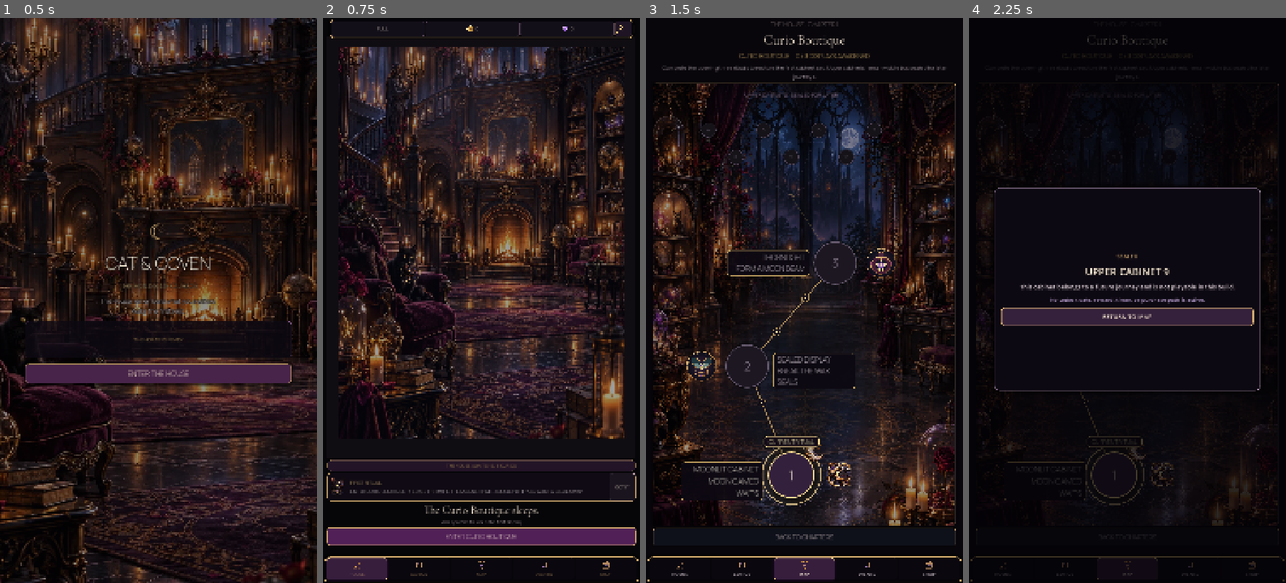
Above: before the commit, frames 1-4 (left to right).
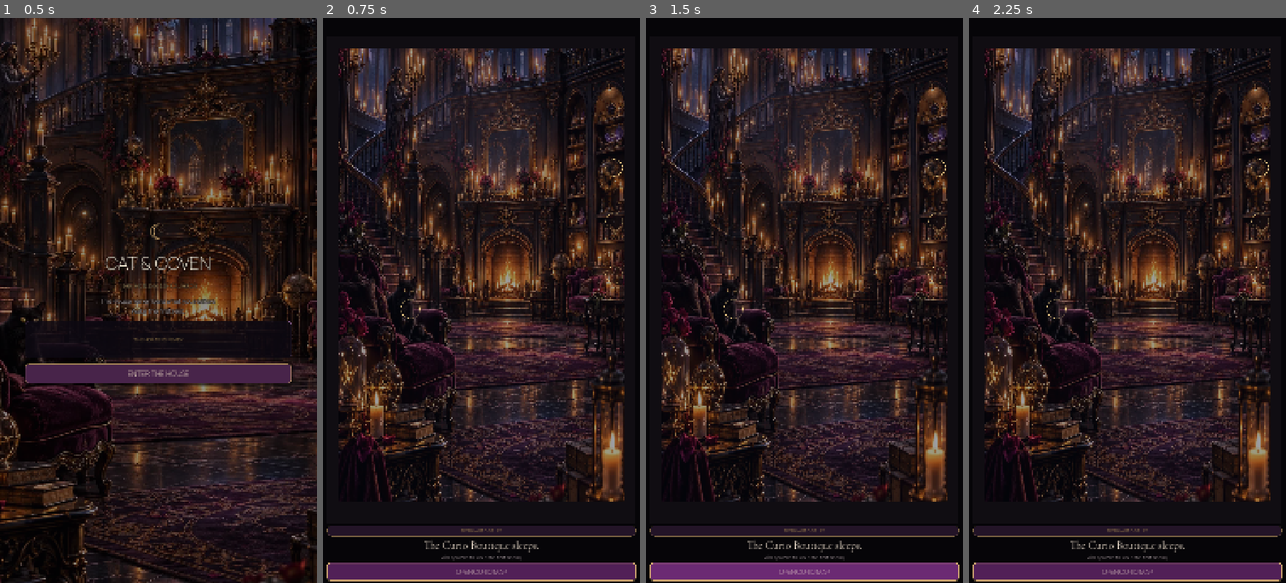
Above: after the commit, the same moments.

Repository: Jay-prodesign/akilta-match3
Game: Godot game, scene res://src/app/app_bootstrap.tscn
Same seed, same stepped clock (60 frames per second), same inputs: the game is played once before the commit and once after it.
Inputs (mouse positions are in pixels of both pictures, inside the frame that each line leads up to):
- Up to frame 1 (0.5 s): no input
- Up to frame 2 (0.75 s): click "ENTER THE HOUSE" at 0.5 s
- Up to frame 3 (1.5 s): click "ENTER CURIO BOUTIQUE" (after the commit: "OPEN CURIO MAP") at 1.25 s
- Up to frame 4 (2.25 s): click (1114, 159) at 2 s, where only the run before the commit has a clickable "9"

Frame 1 is identical in both runs. In frame 2, 41% of the frame differs, in the area x 0-100%, y 0-100%; in frame 3, 47%; in frame 4, 46%.
Error after the commit: Parse Error: Could not preload resource script "res://src/ui/shared/top_resource_bar.gd". (res://src/ui/home/house_home.gd:15)

Commit message:
Bind truthful life state in resource bar

Diff:
--- a/src/ui/shared/top_resource_bar.gd
+++ b/src/ui/shared/top_resource_bar.gd
@@ -22,11 +22,15 @@
 	panel.offset_left = safe_insets.x
 	panel.offset_right = -safe_insets.z
 	panel.offset_top = 6.0 + safe_insets.y
-	panel.offset_bottom = 68.0 + safe_insets.y
+	panel.offset_bottom = 64.0 + safe_insets.y
 	screen.add_child(panel)
 
+	var life_icon := panel.get_node_or_null("Resources/LifeResourceChip/Content/Icon") as TextureRect
+	var life_icon := panel.get_node_or_null("Resources/LifeResourceChip/Content/Icon") as TextureRect
 	var coin_icon := panel.get_node_or_null("Resources/CoinResourceChip/Content/Icon") as TextureRect
 	var gem_icon := panel.get_node_or_null("Resources/GemResourceChip/Content/Icon") as TextureRect
+	if life_icon != null:
+		life_icon.texture = PieceAssetLoader.ornament("res://assets/ui/ui_heart.svg")
 	if coin_icon != null:
 		coin_icon.texture = PieceAssetLoader.ornament("res://assets/ui/ui_coin.svg")
 	if gem_icon != null:
@@ -47,13 +51,19 @@
 static func refresh(panel: PanelContainer, progress) -> void:
 	if panel == null:
 		return
+	var lives := 5
 	var coins := 0
 	var gems := 0
 	if progress != null:
+		lives = clampi(int(progress.lives), 0, 5)
 		coins = maxi(0, int(progress.coins))
 		gems = maxi(0, int(progress.gems))
+	var life := panel.find_child("LifeResource", true, false) as Label
+	var life := panel.find_child("LifeResource", true, false) as Label
 	var coin := panel.find_child("CoinResource", true, false) as Label
 	var gem := panel.find_child("GemResource", true, false) as Label
+	if life != null:
+		life.text = "FULL" if lives >= 5 else "%d / 5" % lives
 	if coin != null:
 		coin.text = _format_number(coins)
 	if gem != null:
@@ -75,8 +85,8 @@
 	var profile := panel.get_node_or_null("Resources/KeeperProfile") as Button
 	return {
 		"authored_scene": true,
-		"resource_slots_present": coin != null and gem != null,
-		"icons_loaded": coin_icon != null and coin_icon.texture != null and gem_icon != null and gem_icon.texture != null and profile != null and profile.icon != null,
+		"resource_slots_present": life != null and coin != null and gem != null,
+		"icons_loaded": life_icon != null and life_icon.texture != null and coin_icon != null and coin_icon.texture != null and gem_icon != null and gem_icon.texture != null and profile != null and profile.icon != null,
 		"profile_touch_target_ok": profile != null and profile.custom_minimum_size.x >= 56.0 and profile.custom_minimum_size.y >= 48.0,
 		"runtime_ui_factory": false,
 	}
